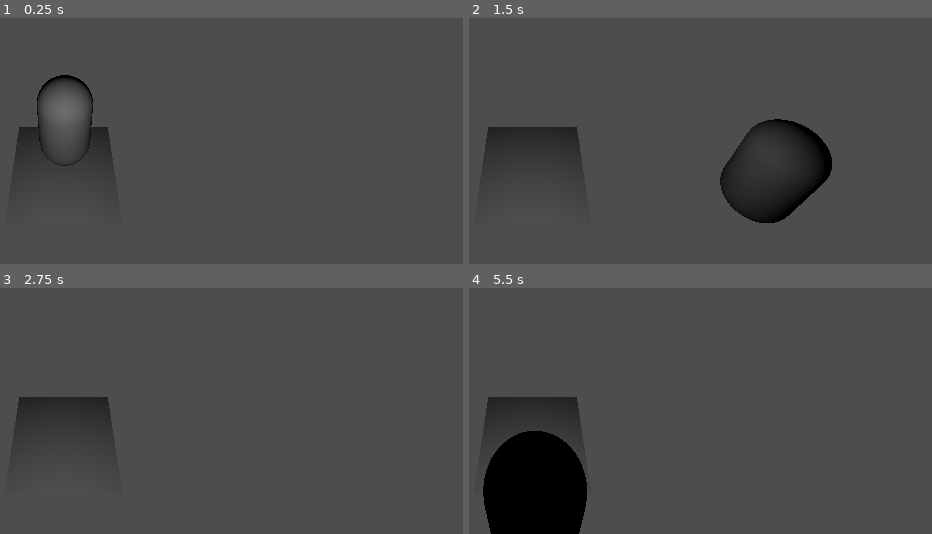
Above: before the commit, frames 1-4 (two rows, left to right).
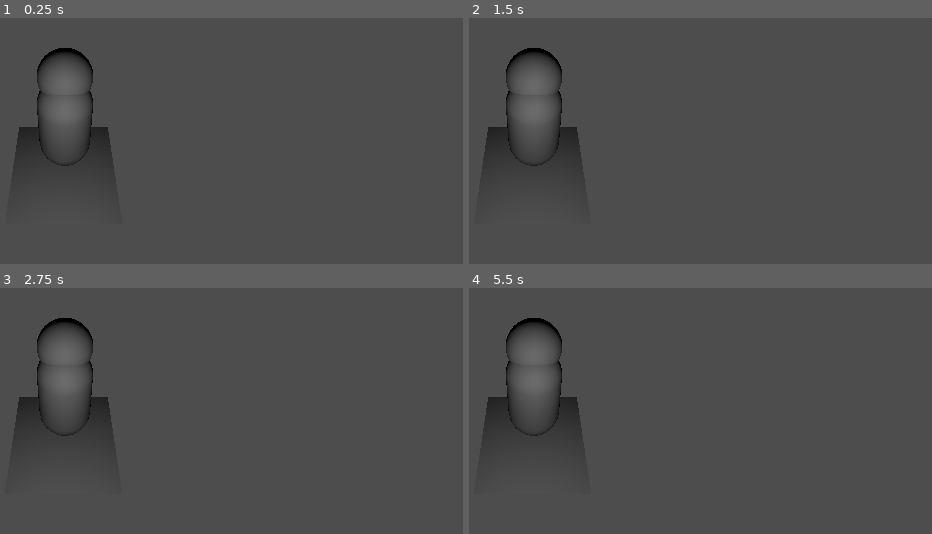
Above: after the commit, the same moments.

Repository: Torjusba/lemonshine
Game: Godot game, scene res://main.tscn
Two runs of this game, one before a commit and one after it. Both use one fixed random seed, a clock stepped at 60 frames per second and the inputs below.
Inputs:
- Up to frame 1 (0.25 s): no input
- Up to frame 2 (1.5 s): tap Enter (ui_accept) at 0.5, 0.6, 0.77, 1.07, 1.35 s; hold Right (ui_right) 0.53-1.28 s; hold Down (ui_down) from 1.28 s (still down)
- Up to frame 3 (2.75 s): tap Enter (ui_accept) at 1.52, 1.82, 2.1 s; release Down (ui_down) at 2.03 s; hold Right (ui_right) from 2.03 s (still down)
- Up to frame 4 (5.5 s): tap Enter (ui_accept) at 2.75, 2.85, 3.02, 3.32, 3.6, 3.77, 4.07, 4.35, 4.52, 4.82, 5.1 s; release Right (ui_right) at 2.78 s; hold Up (ui_up) 2.78-3.53 s; hold Left (ui_left) 3.53-5.03 s; hold Down (ui_down) from 5.03 s (still down)

The runs differ from the first frame. In frame 1, 1.0% of the frame differs, in the area x 7-21%, y 12-31%; in frame 2, 8.1%; in frame 3, 1.5%; in frame 4, 9.5%, in the area x 3-26%, y 12-100%.

Commit message:
player turns in the movement direction

Diff:
--- a/player.gd
+++ b/player.gd
@@ -1,22 +1,18 @@
 extends CharacterBody3D
 
+@onready var meshes: Node3D = $Meshes
 
 const SPEED = 5.0
-const JUMP_VELOCITY = 4.5
-
 
 func _physics_process(delta: float) -> void:
 	# Add the gravity.
 	if not is_on_floor():
 		velocity += get_gravity() * delta
 
-	# Handle jump.
-	if Input.is_action_just_pressed("ui_accept") and is_on_floor():
-		velocity.y = JUMP_VELOCITY
 
 	# Get the input direction and handle the movement/deceleration.
 	# As good practice, you should replace UI actions with custom gameplay actions.
-	var input_dir := Input.get_vector("ui_left", "ui_right", "ui_up", "ui_down")
+	var input_dir := Input.get_vector("player1_left", "player1_right", "player1_up", "player1_down")
 	var direction := (transform.basis * Vector3(input_dir.x, 0, input_dir.y)).normalized()
 	if direction:
 		velocity.x = direction.x * SPEED
@@ -24,5 +20,6 @@
 	else:
 		velocity.x = move_toward(velocity.x, 0, SPEED)
 		velocity.z = move_toward(velocity.z, 0, SPEED)
-
+	if not direction.is_zero_approx():
+		meshes.basis = Basis.looking_at(direction)
 	move_and_slide()
--- a/player.tscn
+++ b/player.tscn
@@ -6,12 +6,21 @@
 
 [sub_resource type="CapsuleMesh" id="CapsuleMesh_4flbx"]
 
+[sub_resource type="SphereMesh" id="SphereMesh_4flbx"]
+
 [node name="Player" type="CharacterBody3D"]
 script = ExtResource("1_4flbx")
 
 [node name="CollisionShape3D" type="CollisionShape3D" parent="."]
 shape = SubResource("CapsuleShape3D_sh265")
 
-[node name="MeshInstance3D" type="MeshInstance3D" parent="."]
+[node name="Meshes" type="Node3D" parent="."]
+
+[node name="MeshInstance3D" type="MeshInstance3D" parent="Meshes"]
 mesh = SubResource("CapsuleMesh_4flbx")
 skeleton = NodePath("")
+
+[node name="MeshInstance3D2" type="MeshInstance3D" parent="Meshes"]
+transform = Transform3D(1, 0, 0, 0, 1, 0, 0, 0, 1, 0, 0.91176224, -0.26681852)
+mesh = SubResource("SphereMesh_4flbx")
+skeleton = NodePath("../..")
--- a/project.godot
+++ b/project.godot
@@ -14,3 +14,31 @@
 run/main_scene="uid://dcqpwlmumhgpi"
 config/features=PackedStringArray("4.5", "Forward Plus")
 config/icon="res://icon.svg"
+
+[input]
+
+player1_up={
+"deadzone": 0.2,
+"events": [Object(InputEventKey,"resource_local_to_scene":false,"resource_name":"","device":0,"window_id":0,"alt_pressed":false,"shift_pressed":false,"ctrl_pressed":false,"meta_pressed":false,"pressed":false,"keycode":0,"physical_keycode":87,"key_label":0,"unicode":0,"location":0,"echo":false,"script":null)
+]
+}
+player1_left={
+"deadzone": 0.2,
+"events": [Object(InputEventKey,"resource_local_to_scene":false,"resource_name":"","device":0,"window_id":0,"alt_pressed":false,"shift_pressed":false,"ctrl_pressed":false,"meta_pressed":false,"pressed":false,"keycode":0,"physical_keycode":65,"key_label":0,"unicode":0,"location":0,"echo":false,"script":null)
+]
+}
+player1_right={
+"deadzone": 0.2,
+"events": [Object(InputEventKey,"resource_local_to_scene":false,"resource_name":"","device":-1,"window_id":0,"alt_pressed":false,"shift_pressed":false,"ctrl_pressed":false,"meta_pressed":false,"pressed":false,"keycode":0,"physical_keycode":68,"key_label":0,"unicode":100,"location":0,"echo":false,"script":null)
+]
+}
+player1_down={
+"deadzone": 0.2,
+"events": [Object(InputEventKey,"resource_local_to_scene":false,"resource_name":"","device":-1,"window_id":0,"alt_pressed":false,"shift_pressed":false,"ctrl_pressed":false,"meta_pressed":false,"pressed":false,"keycode":0,"physical_keycode":83,"key_label":0,"unicode":115,"location":0,"echo":false,"script":null)
+]
+}
+player1_action={
+"deadzone": 0.2,
+"events": [Object(InputEventKey,"resource_local_to_scene":false,"resource_name":"","device":-1,"window_id":0,"alt_pressed":false,"shift_pressed":false,"ctrl_pressed":false,"meta_pressed":false,"pressed":false,"keycode":0,"physical_keycode":32,"key_label":0,"unicode":32,"location":0,"echo":false,"script":null)
+]
+}
Not shown: 1 places in player.tscn that only renumber resources
